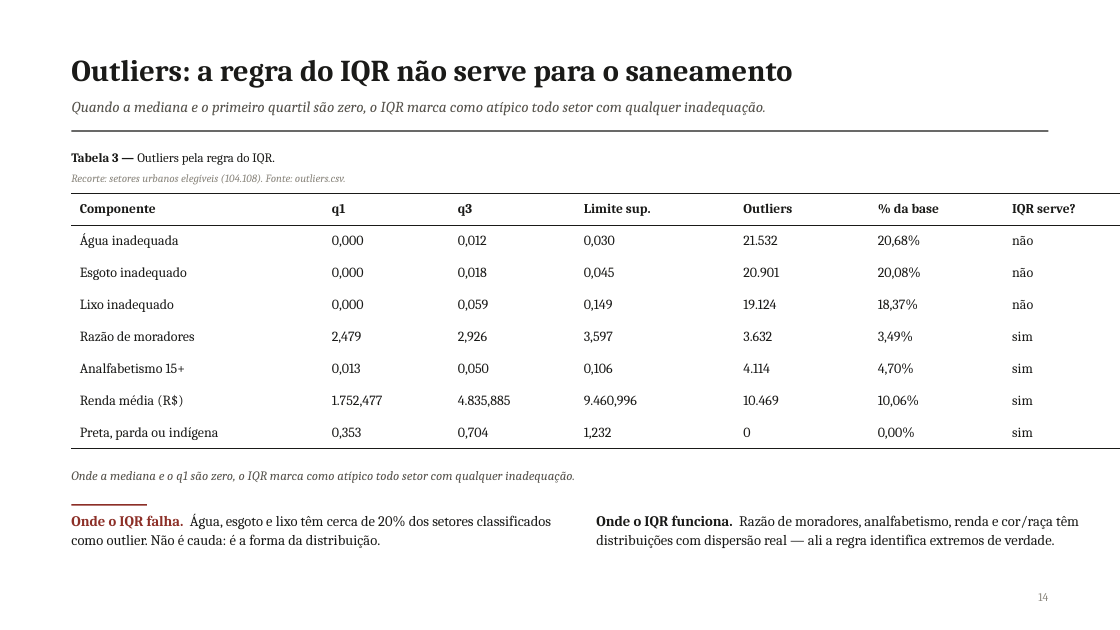
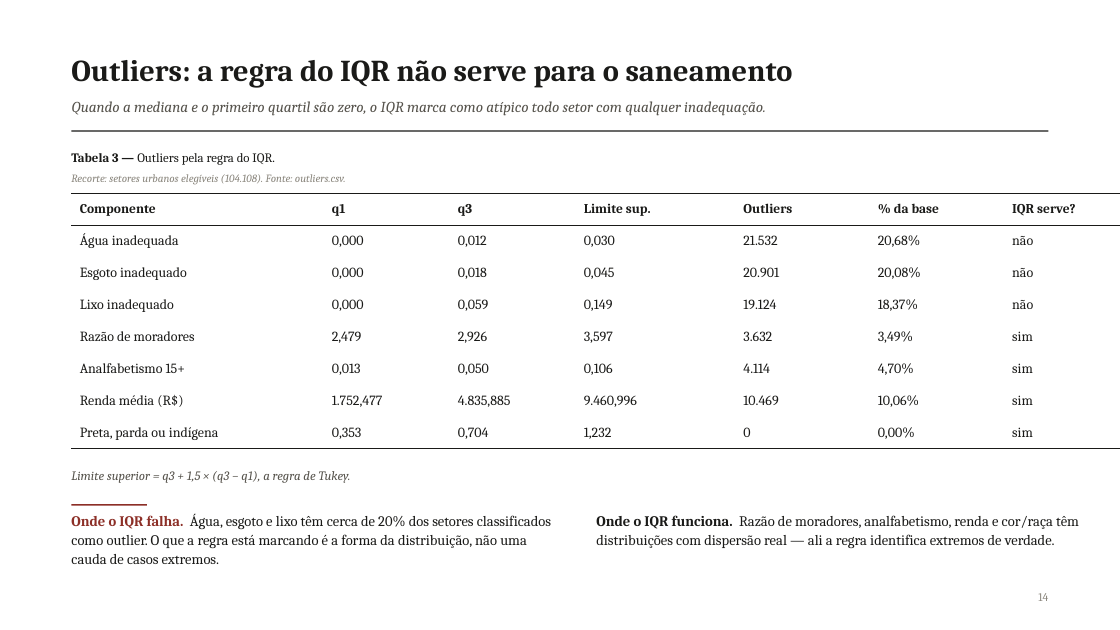
Before and after one commit to pedrinndias/Projeto_IVS_Censo, a slide deck: slide 12 of docs/Apresentacoes_IVS/historico/2026-08-21_EDA_Central_1a_rodada.pptx (slide 14 before the commit). Drawn at 1120x630 pixels with LibreOffice and Linux fonts; fonts in the diff are those of the drawing. Boxes give left, top, right and bottom in pixels: in the first picture for what was removed or moved away, otherwise in the second. Text is boxed around its words. In the diff, an @@ line names an element or a change of style, - is before the commit and + after.

```diff
--- a/docs/Apresentacoes_IVS/historico/2026-08-21_EDA_Central_1a_rodada.pptx
+++ b/docs/Apresentacoes_IVS/historico/2026-08-21_EDA_Central_1a_rodada.pptx
@@ text at [71, 471, 351, 483]: text changed @@
-Onde a mediana e o q1 são zero, o IQR marca como atípico todo setor com qualquer inadequação.
+Limite superior = q3 + 1,5 × (q3 − q1), a regra de Tukey.
@@ text at [71, 514, 551, 564]: text changed @@
-Onde o IQR falha. Água, esgoto e lixo têm cerca de 20% dos setores classificados como outlier. Não é cauda: é a forma da distribuição.
+Onde o IQR falha. Água, esgoto e lixo têm cerca de 20% dos setores classificados como outlier. O que a regra está marcando é a forma da distribuição, não uma cauda de casos extremos.
```
Also in this commit, not shown: 26 other slides changed, 7 slides removed, 3 other files.
